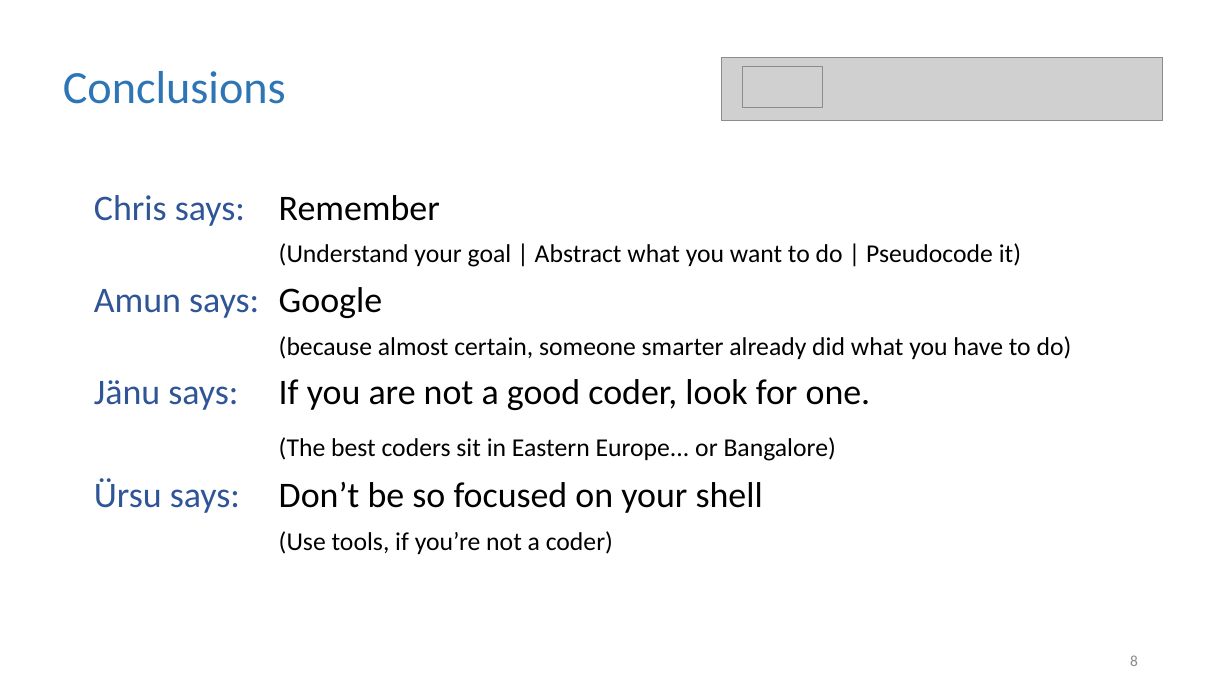
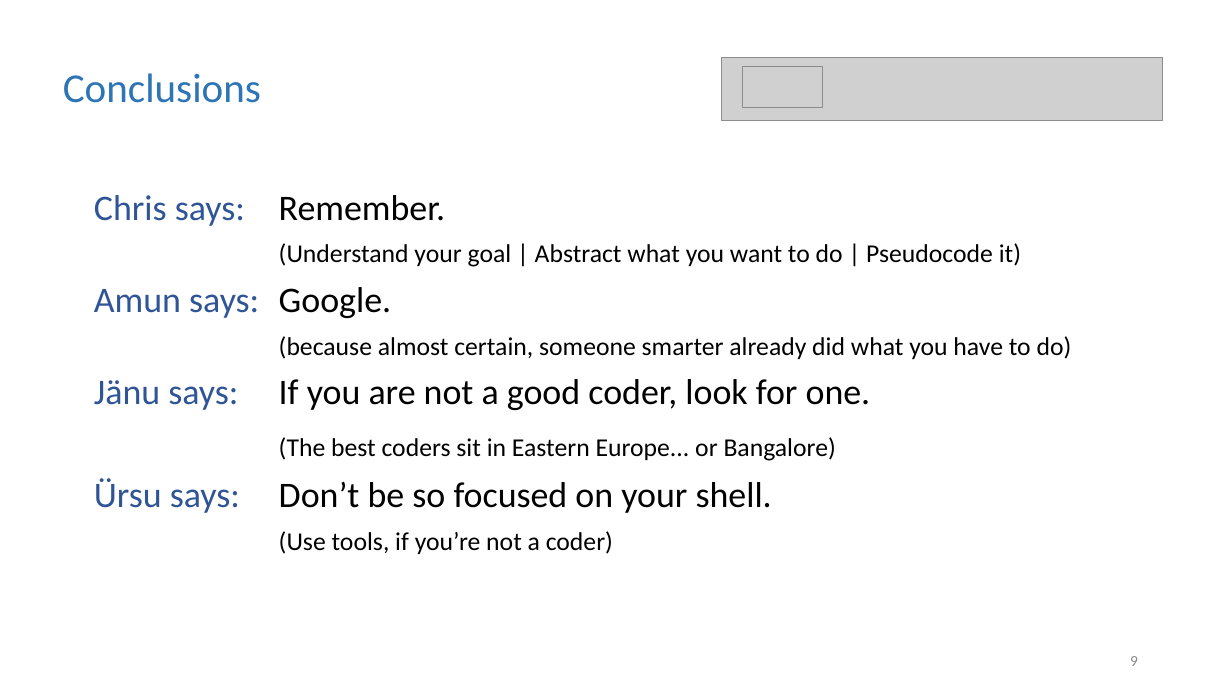
Before and after one commit to christophergalli/Team_Habsburg, a slide deck: slide 9 of GeneService_Presentation.pptx (slide 8 before the commit). Drawn at 1232x693 pixels with LibreOffice and Linux fonts; fonts in the diff are those of the drawing; grey boxes stand for pictures. Boxes give left, top, right and bottom in pixels: in the first picture for what was removed or moved away, otherwise in the second. Text is boxed around its words. In the diff, an @@ line names an element or a change of style, - is before the commit and + after.

```diff
--- a/GeneService_Presentation.pptx
+++ b/GeneService_Presentation.pptx
@@ text "Conclusions" at box(63, 73, 261, 103): size 36 to 32 pt @@
@@ text at box(94, 195, 446, 226): text changed @@
-Chris says: Remember
+Chris says: Remember.
@@ text at box(94, 287, 391, 318): text changed @@
-Amun says: Google
+Amun says: Google.
@@ text at box(94, 478, 772, 513): text changed @@
-Ürsu says: Don’t be so focused on your shell
+Ürsu says: Don’t be so focused on your shell.
@@ page number at box(1130, 656, 1138, 666): text changed @@
-8
+9
```
Also in this commit, not shown: 7 other slides changed, 2 slides added, 1 other file.
